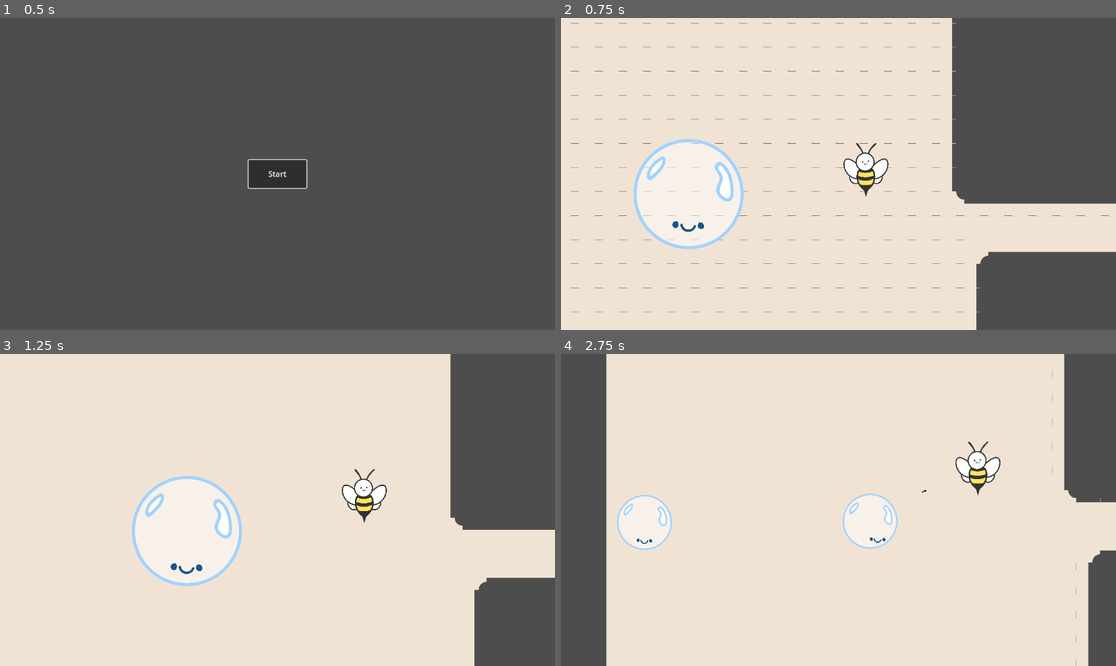
Above: before the commit, frames 1-4 (two rows, left to right).
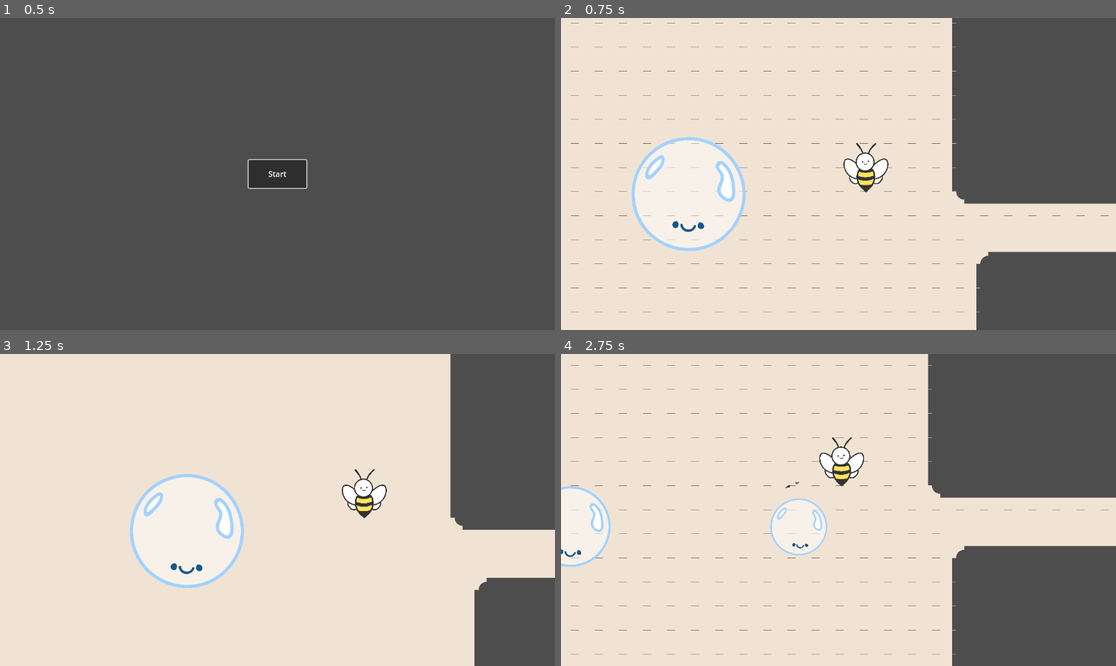
Above: after the commit, the same moments.

Repository: theascone/ggj25
Game: Godot game, scene res://scenes/menu.tscn
Two runs of this game, one before a commit and one after it. Both use one fixed random seed, a clock stepped at 60 frames per second and the inputs below.
Inputs:
- Up to frame 1 (0.5 s): no input
- Up to frame 2 (0.75 s): click "Start" at 0.5 s
- Up to frame 3 (1.25 s): no input
- Up to frame 4 (2.75 s): hold Space (split) 1.28-2.03 s; hold D (move_right) from 1.28 s (still down); tap W (move_up) at 1.52, 2.27 s; tap Space (split) at 2.1 s

Frame 1 is identical in both runs. In frame 2, 1.1% of the frame differs, in the area x 12-56%, y 38-75%; in frame 3, 1.1%; in frame 4, 32%, in the area x 0-100%, y 0-100%.

Commit message:
added pop bubble animation

Diff:
--- a/scenes/bubble.tscn
+++ b/scenes/bubble.tscn
@@ -1,40 +1,64 @@
-[gd_scene load_steps=11 format=3 uid="uid://bpdxao1oh1o1u"]
+[gd_scene load_steps=15 format=3 uid="uid://bpdxao1oh1o1u"]
 
 [ext_resource type="Script" path="res://scripts/bubble.gd" id="1_u7v32"]
 [ext_resource type="Texture2D" uid="uid://ynqrfdvgr7oy" path="res://assets/Bubble/bubble_noface-04.png" id="2_m0o3s"]
+[ext_resource type="Texture2D" uid="uid://bjsd4ihem0xif" path="res://assets/Bubble/bubble_noface-04_pop1.png" id="3_cswsy"]
 [ext_resource type="Texture2D" uid="uid://b53f8tybqj58r" path="res://assets/animations/bubble_face/bubble_face_02_wink.svg" id="3_srrl2"]
+[ext_resource type="Texture2D" uid="uid://tns14nh35n0e" path="res://assets/Bubble/bubble_noface-04_pop2.png" id="4_ukv78"]
 [ext_resource type="Texture2D" uid="uid://csgpwj8r7jiru" path="res://assets/animations/bubble_face/bubble_face_04_dead.svg" id="4_vnl8q"]
 [ext_resource type="Texture2D" uid="uid://7v2pj1t1onpb" path="res://assets/animations/bubble_face/bubble_face_03_blush.svg" id="4_vyo77"]
 [ext_resource type="Texture2D" uid="uid://ugprp5dq0cul" path="res://assets/animations/bubble_face/bubble_face_01_normal.svg" id="5_t7f1k"]
+[ext_resource type="Texture2D" uid="uid://bvx8jm1re51e6" path="res://assets/Bubble/bubble_noface-04_pop3.png" id="5_vkew7"]
+[ext_resource type="Texture2D" uid="uid://lyjjb6gbku27" path="res://assets/Bubble/bubble_noface-04_pop4.png" id="6_xnhu3"]
 
 [sub_resource type="CircleShape2D" id="CircleShape2D_3alvk"]
 radius = 64.0
 
 [sub_resource type="SpriteFrames" id="SpriteFrames_i3p6h"]
 animations = [{
+"frames": [],
+"loop": true,
+"name": &"none",
+"speed": 5.0
+}, {
 "frames": [{
 "duration": 1.0,
-"texture": ExtResource("2_m0o3s")
+"texture": ExtResource("3_cswsy")
+}, {
+"duration": 1.0,
+"texture": ExtResource("4_ukv78")
+}, {
+"duration": 1.0,
+"texture": ExtResource("5_vkew7")
+}, {
+"duration": 1.0,
+"texture": ExtResource("6_xnhu3")
 }],
 "loop": true,
-"name": &"default",
-"speed": 5.0
+"name": &"pop",
+"speed": 7.0
 }]
 
 [sub_resource type="SpriteFrames" id="SpriteFrames_wxma4"]
 animations = [{
 "frames": [{
 "duration": 1.0,
-"texture": ExtResource("3_srrl2")
+"texture": ExtResource("5_t7f1k")
 }, {
 "duration": 1.0,
 "texture": ExtResource("3_srrl2")
 }],
 "loop": true,
 "name": &"blink",
-"speed": 5.0
+"speed": 1.0
 }, {
 "frames": [{
+"duration": 1.0,
+"texture": ExtResource("4_vnl8q")
+}, {
+"duration": 1.0,
+"texture": ExtResource("4_vnl8q")
+}, {
 "duration": 1.0,
 "texture": ExtResource("4_vnl8q")
 }],
@@ -46,7 +70,7 @@
 "duration": 1.0,
 "texture": ExtResource("5_t7f1k")
 }, {
-"duration": 0.04,
+"duration": 0.07,
 "texture": ExtResource("4_vyo77")
 }],
 "loop": true,
@@ -60,24 +84,24 @@
 [node name="Bubble" type="CharacterBody2D"]
 script = ExtResource("1_u7v32")
 
-[node name="Polygon2D" type="Polygon2D" parent="."]
-visible = false
-color = Color(0.901833, 0.69, 1, 1)
-polygon = PackedVector2Array(-64, 0, -56, 32, -32, 56, 0, 64, 32, 56, 56, 32, 64, 0, 56, -32, 32, -56, 0, -64, -32, -56, -56, -32)
-
 [node name="Collision" type="CollisionShape2D" parent="."]
 shape = SubResource("CircleShape2D_3alvk")
 
 [node name="BubbleAnimation" type="AnimatedSprite2D" parent="."]
 scale = Vector2(0.160156, 0.160156)
 sprite_frames = SubResource("SpriteFrames_i3p6h")
+animation = &"none"
+
+[node name="Sprite2D" type="Sprite2D" parent="."]
+scale = Vector2(0.165854, 0.165854)
+texture = ExtResource("2_m0o3s")
 
 [node name="FaceAnimation" type="AnimatedSprite2D" parent="."]
 texture_filter = 1
 scale = Vector2(0.160156, 0.160156)
 sprite_frames = SubResource("SpriteFrames_wxma4")
-animation = &"regular_smile"
-frame_progress = 0.540061
+animation = &"dead"
+frame_progress = 0.642785
 
 [node name="SpikeArea" type="Area2D" parent="."]
 collision_layer = 2
@@ -91,5 +115,7 @@
 [node name="CollisionShape2D" type="CollisionShape2D" parent="MergeArea"]
 shape = SubResource("CircleShape2D_16syt")
 
+[connection signal="animation_finished" from="BubbleAnimation" to="." method="_on_bubble_animation_animation_finished"]
+[connection signal="animation_looped" from="BubbleAnimation" to="." method="_on_bubble_animation_animation_looped"]
 [connection signal="body_entered" from="SpikeArea" to="." method="_on_spike_body_entered"]
 [connection signal="body_entered" from="MergeArea" to="." method="_on_merge_area_body_entered"]
--- a/scenes/enemy_stinger.tscn
+++ b/scenes/enemy_stinger.tscn
@@ -1,7 +1,7 @@
 [gd_scene load_steps=6 format=3 uid="uid://b3n2bfbnun145"]
 
 [ext_resource type="Script" path="res://scripts/enemy_stinger.gd" id="1_8c3vp"]
-[ext_resource type="Texture2D" uid="uid://c3bml3vy0vdbx" path="res://assets/enemies/bee/bee_body.svg" id="2_033l2"]
+[ext_resource type="Texture2D" uid="uid://cyp7sujv7nwx8" path="res://assets/enemies/bee/bee_body_no_sting.svg" id="2_pabmj"]
 [ext_resource type="Texture2D" uid="uid://c6fjody8xkicu" path="res://assets/enemies/bee/bee_face_mad.svg" id="3_mkrch"]
 [ext_resource type="Texture2D" uid="uid://dltdwbn78gmwu" path="res://assets/enemies/bee/bee_face_calm.svg" id="4_uho2t"]
 
@@ -29,7 +29,7 @@
 
 [node name="Sprite2D" type="Sprite2D" parent="."]
 scale = Vector2(0.117188, 0.117187)
-texture = ExtResource("2_033l2")
+texture = ExtResource("2_pabmj")
 
 [node name="AnimatedSprite2D" type="AnimatedSprite2D" parent="."]
 scale = Vector2(0.117188, 0.117188)
--- a/scenes/sting_bullet.tscn
+++ b/scenes/sting_bullet.tscn
@@ -1,11 +1,14 @@
-[gd_scene load_steps=2 format=3 uid="uid://dytctdr1u647g"]
+[gd_scene load_steps=3 format=3 uid="uid://dytctdr1u647g"]
 
 [ext_resource type="Script" path="res://scripts/sting_bullet.gd" id="1_gr5ch"]
+[ext_resource type="Texture2D" uid="uid://ktd45g83c3rm" path="res://assets/enemies/bee/bee_just_stinger.svg" id="2_yeyau"]
 
 [node name="Area2D" type="Area2D"]
 script = ExtResource("1_gr5ch")
 
 [node name="Sprite2D" type="Sprite2D" parent="."]
+scale = Vector2(0.0449219, 0.0449219)
+texture = ExtResource("2_yeyau")
 
 [node name="Polygon2D" type="Polygon2D" parent="."]
 position = Vector2(0, -1)
--- a/scripts/bubble.gd
+++ b/scripts/bubble.gd
@@ -11,10 +11,11 @@
 
 func _ready():
 	update_surface(1)
+	$BubbleAnimation.visible = false
+	$FaceAnimation.play("regular_smile")
 
 func add_velocity(velocity: Vector2):
 	self.velocity += velocity
-	$FaceAnimation.play("regular_smile")
 
 func _physics_process(delta: float) -> void:
 	# Add the gravity.
@@ -40,15 +41,16 @@
 	scale.y = new_scale
 
 func pop() -> void:
-	#death_animation()
+	print("pop")
 	$FaceAnimation.play("dead")
-	var player = get_node("/root/Root/Player")
-	player.handle_popped(self)
-	queue_free()
+	$Sprite2D.visible = false
+	$BubbleAnimation.visible = true
+	$BubbleAnimation.play("pop")
+	#$BubbleAnimation.stop()
 
-func death_animation() -> void:
-	print("ded")
-
+	#var player = get_node("/root/Root/Player")
+	#player.handle_popped(self)
+	#queue_free()
 
 func _on_spike_body_entered(body) -> void:
 	pop()
@@ -74,3 +76,8 @@
 
 	bubble.removing = true
 	bubble.queue_free()
+
+func _on_bubble_animation_animation_looped() -> void:
+	var player = get_node("/root/Root/Player")
+	player.handle_popped(self)
+	queue_free()
--- a/scripts/enemy_stinger.gd
+++ b/scripts/enemy_stinger.gd
@@ -3,16 +3,20 @@
 
 @export var SPEED = 300.0
 @export var hit_rate = 0.5
+@export var bee_velocity = 100
 
 func _ready():
 	$AnimatedSprite2D.play("regular_smile")
 
 func _physics_process(delta: float) -> void:
-	var space_state = get_world_2d().direct_space_state
-	var player = get_node("/root/Root/Player").controlled
-	var query = PhysicsRayQueryParameters2D.create(position, player.position)
-	var result = space_state.intersect_ray(query)
-	print(result)
+	#var space_state = get_world_2d().direct_space_state
+	#var player = get_node("/root/Root/Player")
+	#var dir = (player.controlled.position - position).normalized()
+	#var query = PhysicsRayQueryParameters2D.create(position, dir*500.0)
+	#var result = space_state.intersect_ray(query)
+	#if result.size() != 0:
+	#	if result["collider"] == player.controlled:
+	#		velocity = bee_velocity * dir
 	move_and_slide()
 
 
Not shown, added: assets/Bubble/bubble_noface-04_pop1.png.import
Not shown, added: assets/Bubble/bubble_noface-04_pop2.png.import
Not shown, added: assets/Bubble/bubble_noface-04_pop3.png.import
Not shown, added: assets/Bubble/bubble_noface-04_pop4.png.import
Not shown: 1 places in scenes/level1.tscn that only renumber resources
